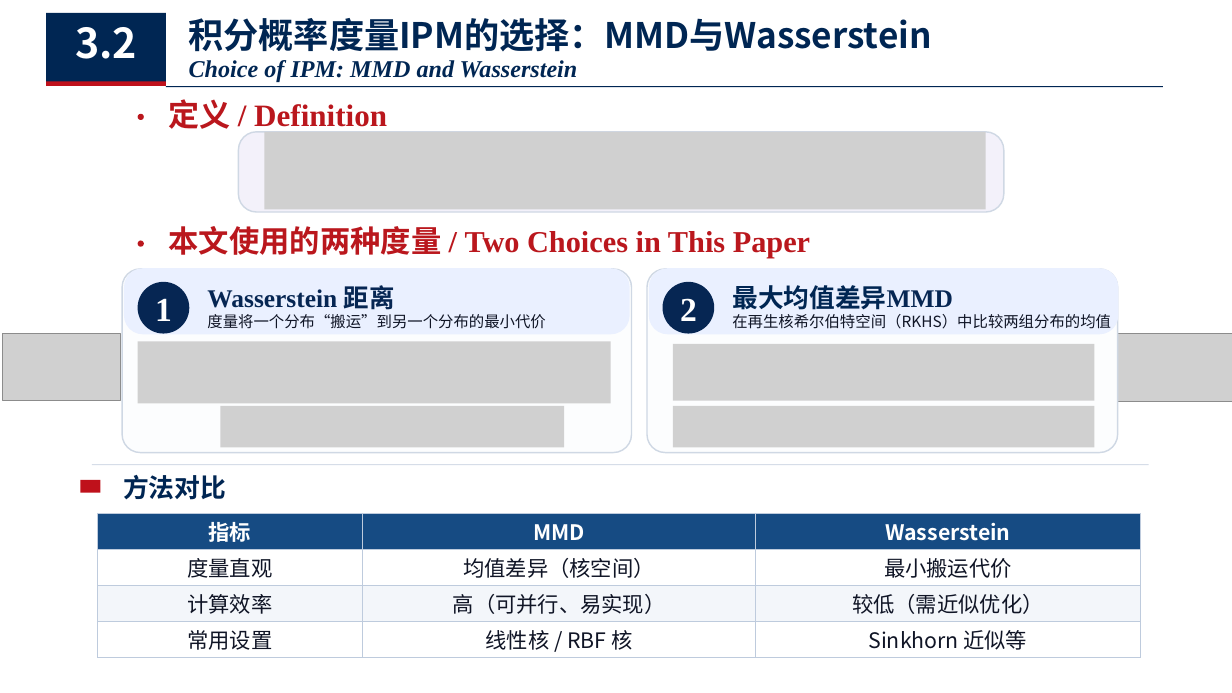
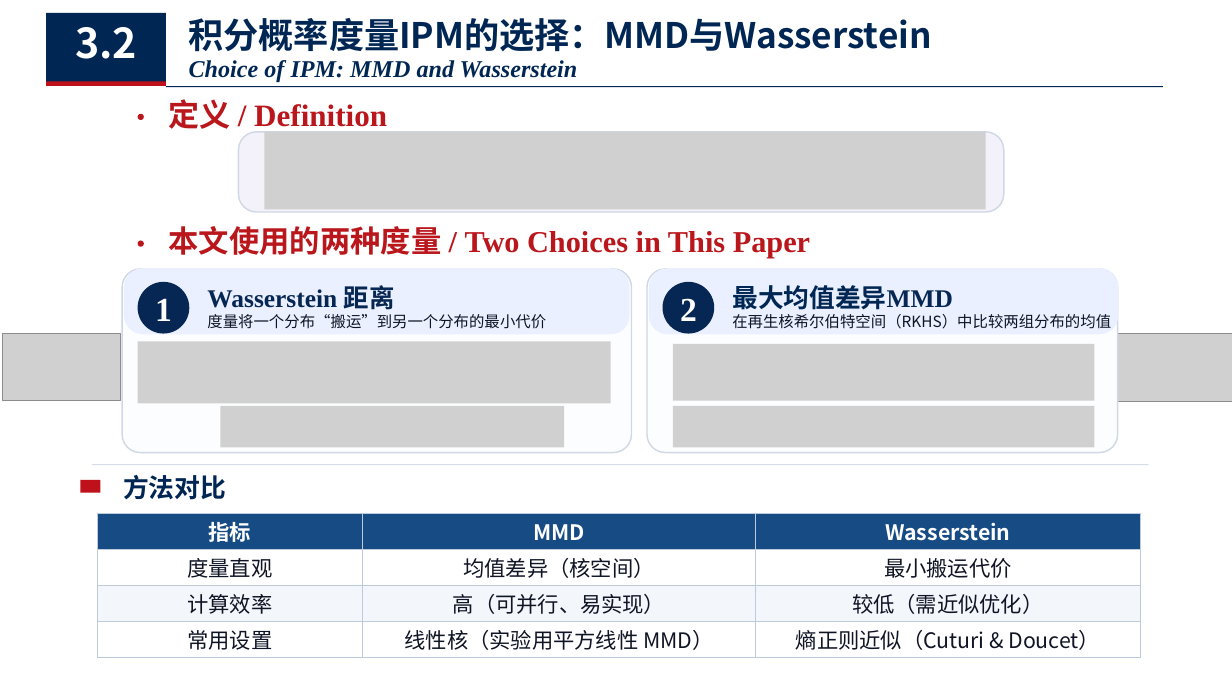
Before and after one commit to chanearly2002/Stastical_Computing, a slide deck: slide 16 of 个体处理效应估计.pptx (slide 12 before the commit). Drawn at 1232x693 pixels with LibreOffice and Linux fonts; fonts in the diff are those of the drawing; grey boxes stand for pictures. Boxes give left, top, right and bottom in pixels: in the first picture for what was removed or moved away, otherwise in the second. Text is boxed around its words. In the diff, an @@ line names an element or a change of style, - is before the commit and + after.

```diff
--- a/个体处理效应估计.pptx
+++ b/个体处理效应估计.pptx
@@ table at (97, 513, 1140, 657) @@
-row 4, column 2: 线性核 / RBF 核
+row 4, column 2: 线性核（实验用平方线性 MMD）
-row 4, column 3: Sinkhorn 近似等
+row 4, column 3: 熵正则近似（Cuturi & Doucet）
```
Also in this commit, not shown: 9 other slides changed, 4 slides added, 1 other file.
